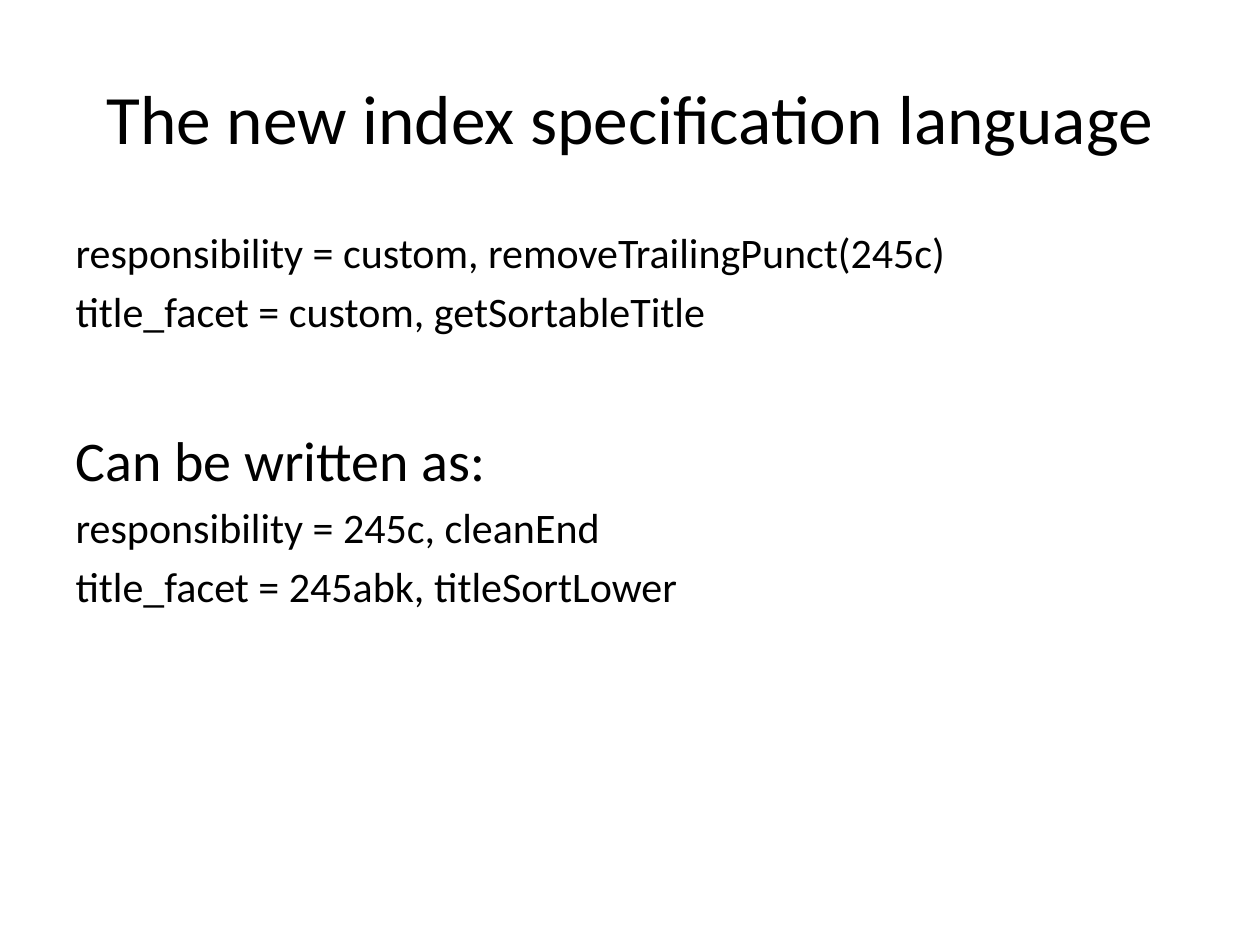
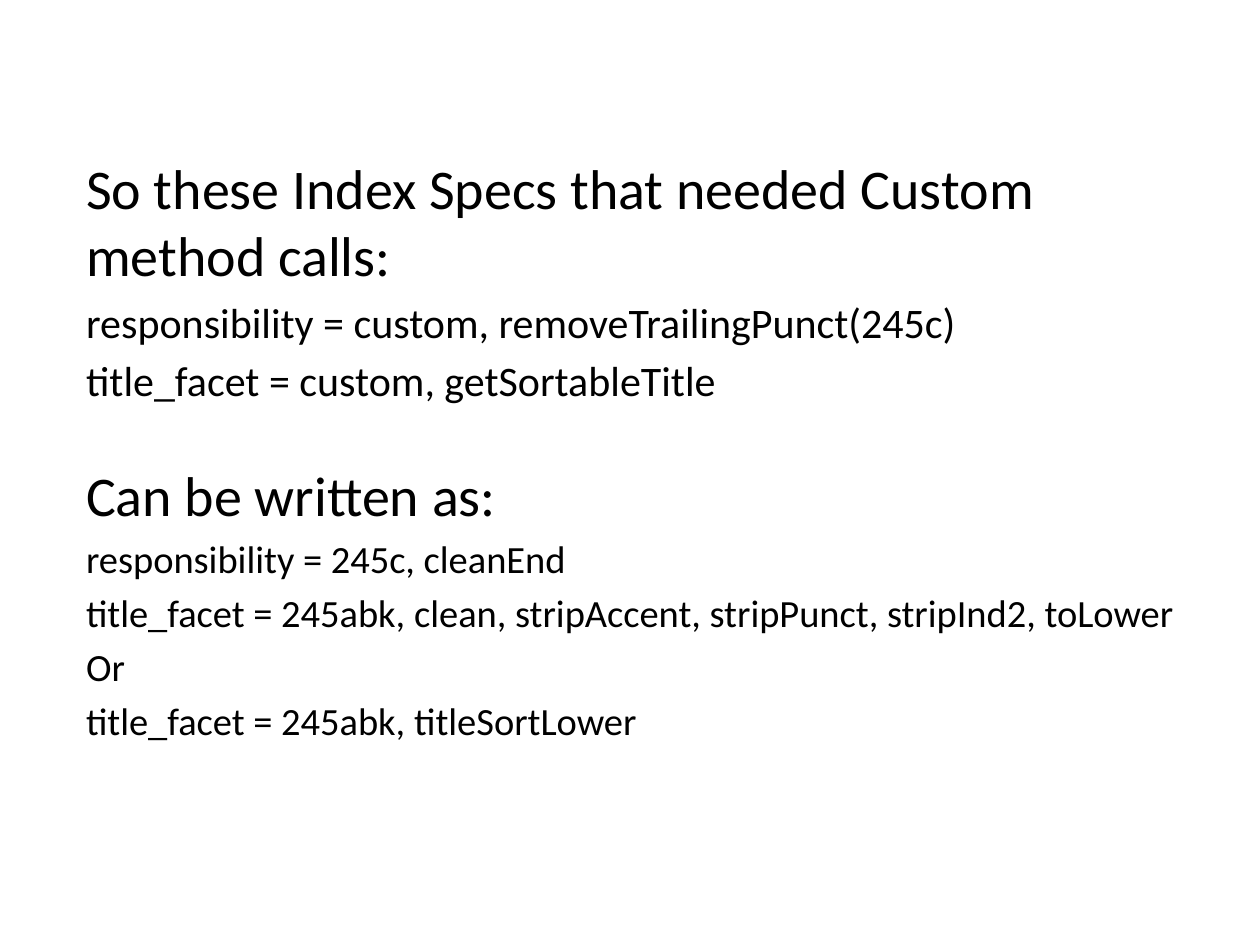
Before and after one commit to solrmarc/solrmarc, a slide deck: slide 7 of New Release of SolrMarc.pptx. Drawn at 1260x945 pixels with LibreOffice and Linux fonts; fonts in the diff are those of the drawing. Boxes give left, top, right and bottom in pixels: in the first picture for what was removed or moved away, otherwise in the second. Text is boxed around its words. In the diff, an @@ line names an element or a change of style, - is before the commit and + after.

```diff
--- a/New Release of SolrMarc.pptx
+++ b/New Release of SolrMarc.pptx
@@ background #E6E6D8 to #FFFFFF @@
@@ title removed at (107, 96, 1152, 156) @@
-The new index specification language
@@ text "So these Index Specs that ...": place and size @@
-text "So these Index Specs that ..." at (76, 237, 945, 608)
+text "So these Index Specs that ..." at (86, 170, 1174, 741)
@@ text at (86, 170, 1034, 277): paragraph added @@
+So these Index Specs that needed Custom method calls:
@@ text at (86, 546, 636, 741): size 24 to 22 pt in "responsibility = 245c, cleanEnd", "title_facet = 245abk, titleSortLower" @@
@@ text at (86, 600, 1174, 682): paragraphs added @@
+title_facet = 245abk, clean, stripAccent, stripPunct, stripInd2, toLower
+Or
```
Also in this commit, not shown: 6 other slides changed, 10 slides added.
